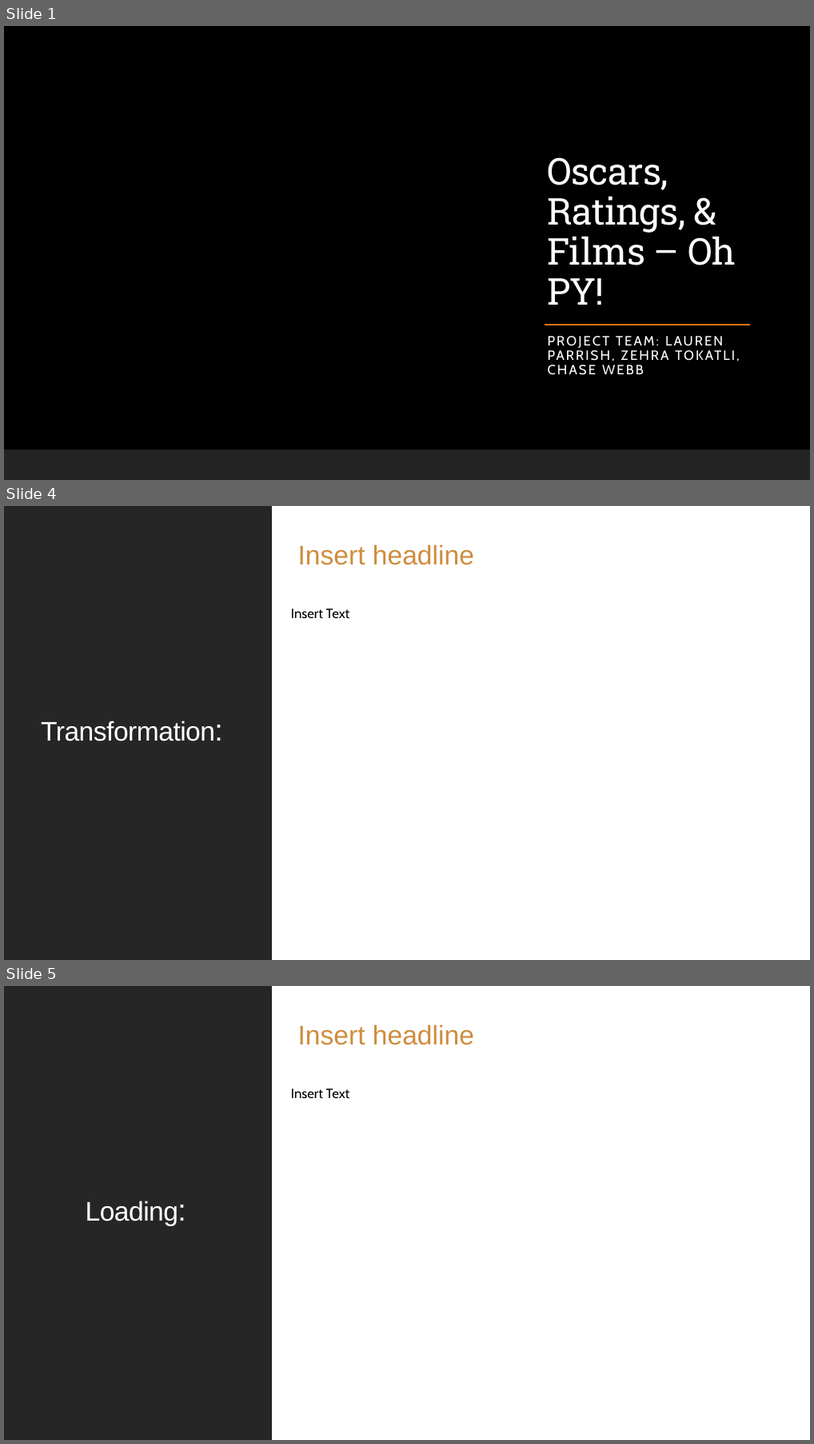
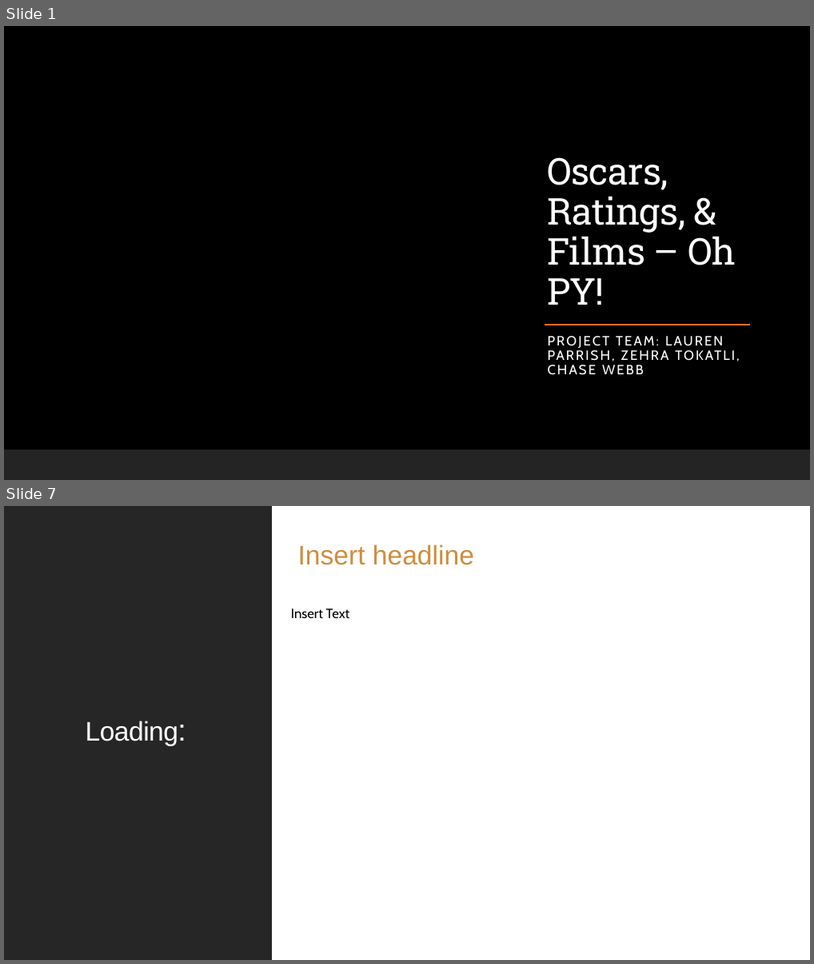
Before and after one commit to LJeanParrish/Oscars-Ratings-and-Films-Oh-Py, a slide deck: DRAFT Presentation.pptx. Shown one above the other, each under a label of ours: slides 1, 4 and 5 before the commit, slides 1 and 7 after it; the slides between them are not shown. The pictures are 814x1444 and 814x964 pixels, drawn with LibreOffice and Linux fonts; fonts in the diff are those of the drawing; background and template pictures are left out. Boxes give left, top, right and bottom in pixels: in the first picture for what was removed or moved away, otherwise in the second. Text is boxed around its words. In the diff, an @@ line names an element or a change of style, - is before the commit and + after.

```diff
--- a/DRAFT Presentation.pptx
+++ b/DRAFT Presentation.pptx
@@ slide 4 removed at (4,506,810,960), background #FFFFFF; not listed: 1 template element that a slide beside it also shows @@
@@ rectangle removed at (4,506,272,960) @@
@@ rectangle removed at (5,506,810,960) @@
@@ text removed at (298,544,474,565) @@
-  Insert headline
@@ text removed at (291,608,350,619) @@
-Insert Text
@@ title removed at (41,720,215,741) @@
-Transformation:
@@ what was slide 5 is now slide 7 @@
```
Also in this commit, not shown: 2 slides changed, 3 slides added, 1 other file.
